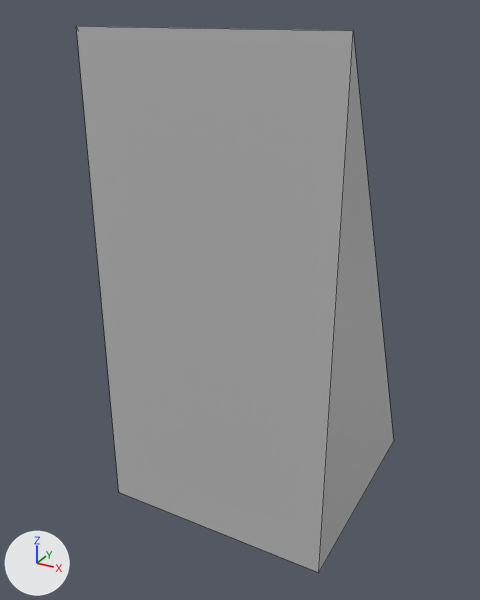
Before and after pictures for a commit that changed the FBX model KickshotProject/Assets/Models/StructureModels/ramp2x1.fbx.
Rendered twice from a 50 mm lens placed at (1.19, -2.4, 1.06), pointed at (-0.08, -0.09, -0.1). The lights are fixed; the arrows at lower left show +X, +Y and +Z. Mesh edges are drawn as thin lines. Where no turn or scale is listed for an object, it has been applied to the vertices.
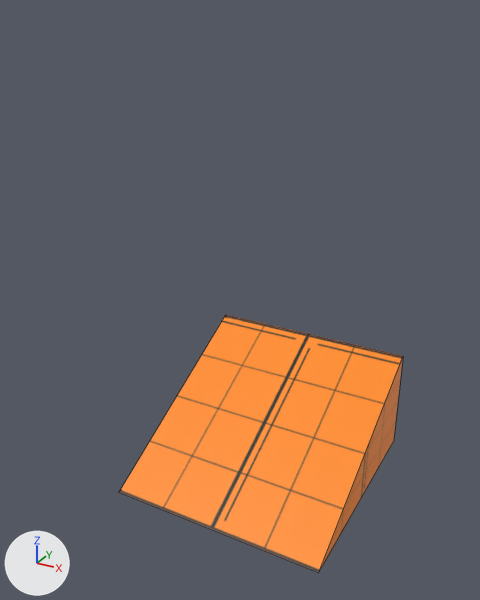
The newer file is also rescaled (x2.0), turned or shifted as a whole; pictures and numbers use the older file's frame.

Location of each change, (x1, y1, x2, y2) in pixels of the pictures (480 x 600 px):
'pCube1', reshaped (11% narrower, 53% shorter)
    before: (76, 26, 394, 572)
    after: (119, 315, 403, 572)

The change, as a list of edits to the scene's bpy script:
```text
Add img_grid_orange_small_png:
    img_grid_orange_small_png = load_image('Grid_Orange_Small.png', '../../Materials/Textures/Grid_Orange_Small.png', 2048, 2048, 'sRGB')
Add mat_lambert2:
    mat_lambert2 = principled_material('lambert2')
    mat_lambert2.texture = img_grid_orange_small_png
Change me_mesh:
    used by ob_pcube1; location = (0.0, 0.0, 0.0)
    verts and faces of me_mesh; kept vertices keep their numbers, new ones are numbered from 6
    before: 0 (-0.5, -0.5, -1.0) at pixel (118, 492), 1 (0.5, -0.5, -1.0) at pixel (318, 572), 2 (-0.5, -0.5, 1.0) at pixel (76, 26), 3 (0.5, -0.5, 1.0) at pixel (353, 30), 4 (-0.5, 0.5, -1.0)
    before: 5 (0.5, 0.5, -1.0) at pixel (393, 441)
    remove me_mesh.from_pydata(...)  # 6 vertices, 5 faces; spans x -0.5..0.5, y -0.5..0.5, z -1.0..1.0
    remove me_mesh.materials.append(mat_lambert1)  # grey #bcbcbc
    add me_mesh.from_pydata(...)  # 6 vertices, 5 faces; spans x -0.5..0.5, y -0.5..0.5, z -1.0..-0.5
    me_mesh part 1
    add delete_vertices([2, 3])  # with the faces that use them
    add verts[6] = (-0.5, 0.5, -0.5)  # pixel (225, 314)
    add verts[7] = (0.5, 0.5, -0.5)  # pixel (403, 356)
    add faces += [(0, 1, 7, 6), (4, 6, 7, 5), (1, 5, 7), (0, 6, 4)]
    add me_mesh.materials.append(mat_lambert2)  # picture img_grid_orange_small_png
```
